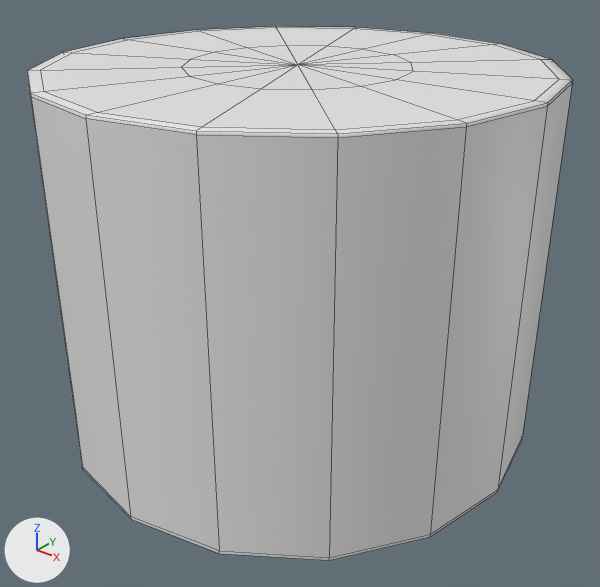
Before and after pictures for a commit that changed the FBX model Assets/_Assets/Environment/Mesas/Mesa_Tarot.fbx.
Before and after are seen from a camera (50 mm lens) standing at (-4.94, -6.654, 1.121) and looking at (-5.971, -5.366, 0.322). Every picture has the same lights, and +X, +Y and +Z are marked at lower left. Mesh edges are drawn as thin lines. Where no turn or scale is listed for an object, it has been applied to the vertices.

In view in the first picture: 'Mesa_Redonda'.
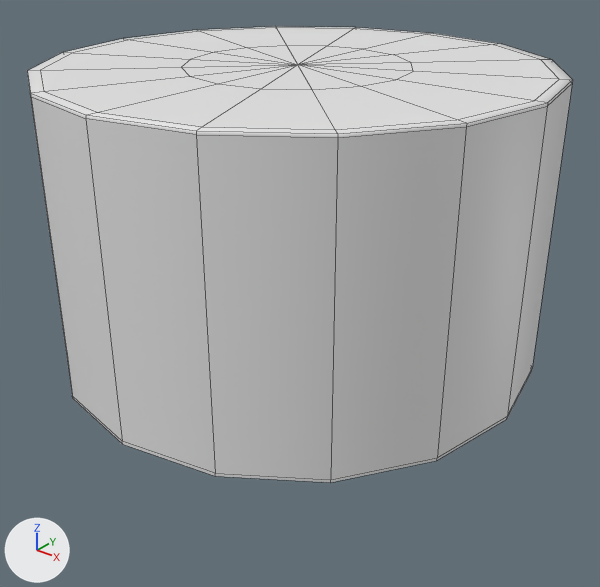
The newer file is also rescaled (x1.218), turned or shifted as a whole; pictures and numbers use the older file's frame.

Pixel boxes [x1, y1, x2, y2] of what changed, in the pictures (600 x 587 px; the box of a moved part takes in the faces that stretch with it):
'Mesa_Redonda', reshaped (15% shorter)
    before: [27, 26, 573, 560]
    after: [27, 26, 573, 482]
part 1 of me_mesa_redonda, moved or reshaped
    before: [69, 271, 533, 560]
    after: [69, 271, 533, 482]

What the commit changed:
me_mesa_redonda has 97 vertices, 96 faces and spans x -0.525..0.525, y -0.525..0.525, z -0.4..0.4.
me_mesa_redonda is used by ob_mesa_redonda; location (-6.0, -5.336, 0.407).
me_mesa_redonda part 1: all 32 vertices in x -0.525..0.525, y -0.525..0.525, z -0.4..-0.393 are moved by (0.0, 0.0, 0.179).
